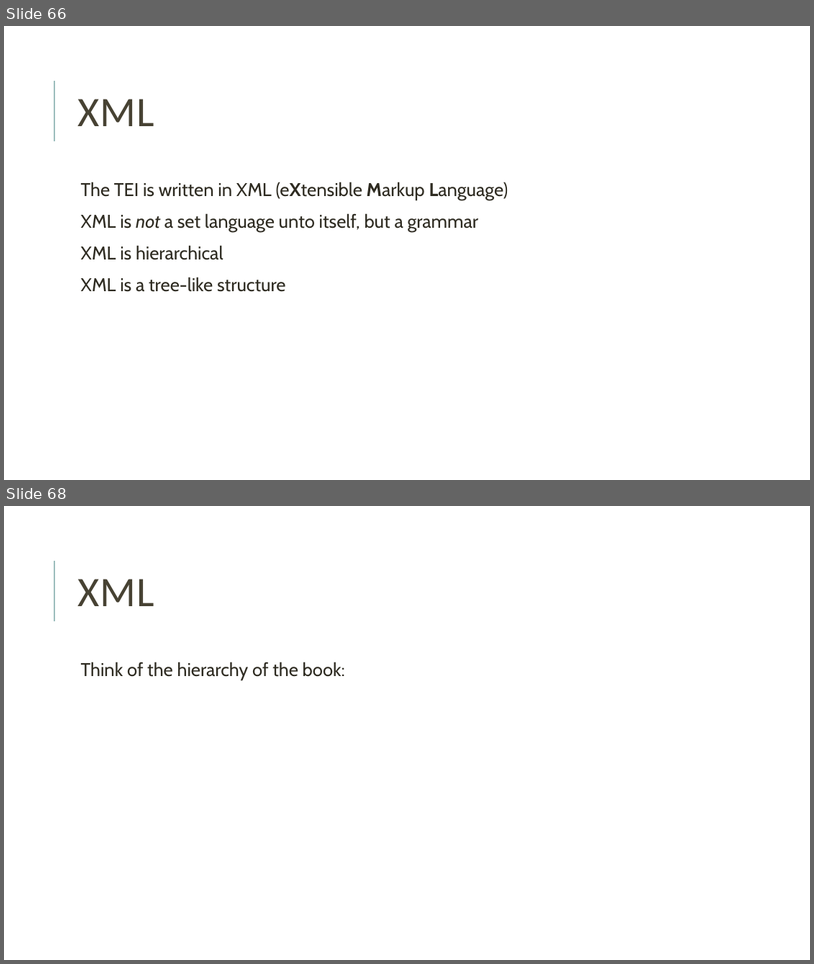
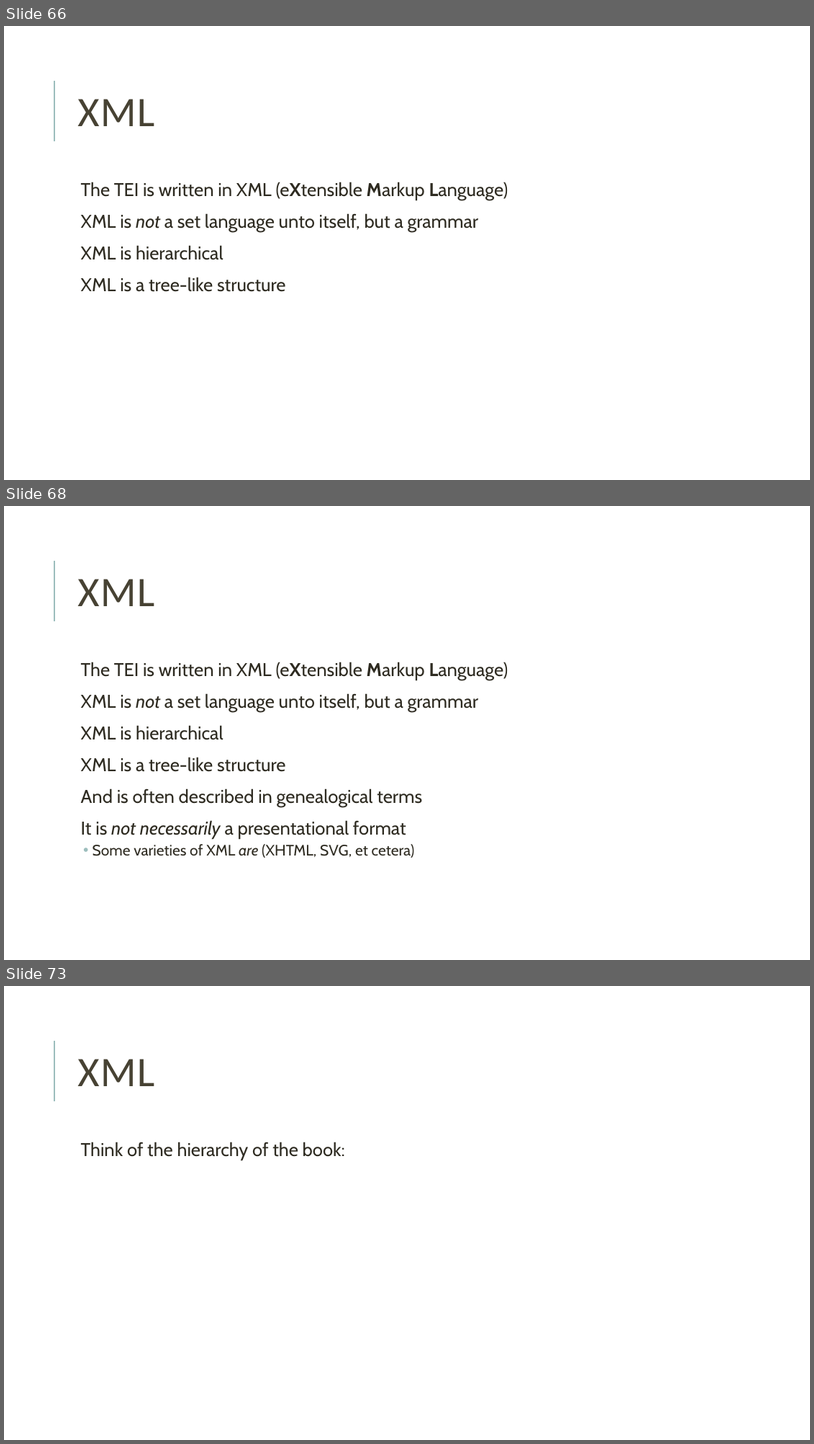
Before and after one commit to joeytakeda/teiworkshop, a slide deck: sept20/TEIWorkshop_1.pptx. Shown one above the other, each under a label of ours: slides 66 and 68 before the commit, slides 66, 68 and 73 after it; the slides between them are not shown. The pictures are 814x964 and 814x1444 pixels, drawn with LibreOffice and Linux fonts; fonts in the diff are those of the drawing. Boxes give left, top, right and bottom in pixels: in the first picture for what was removed or moved away, otherwise in the second. Text is boxed around its words. In the diff, an @@ line names an element or a change of style, - is before the commit and + after.

```diff
--- a/sept20/TEIWorkshop_1.pptx
+++ b/sept20/TEIWorkshop_1.pptx
@@ slide 68 added at [4, 506, 810, 960], background #FFFFFF; not listed: 1 template element that a slide beside it also shows @@
@@ title added at [77, 579, 154, 606], 50 pt, text #474233 @@
+XML
@@ text added at [81, 662, 509, 857], 22 pt, text #2E2B21 @@
+  The TEI is written in XML (eXtensible Markup Language)
+  XML is not a set language unto itself, but a grammar
+  XML is hierarchical
+  XML is a tree-like structure
+  And is often described in genealogical terms
+  It is not necessarily a presentational format
+  • Some varieties of XML are (XHTML, SVG, et cetera)
@@ what was slide 68 is now slide 73 @@
```
Also in this commit, not shown: 1 slide changed, 4 other slides added, 1 other file.
